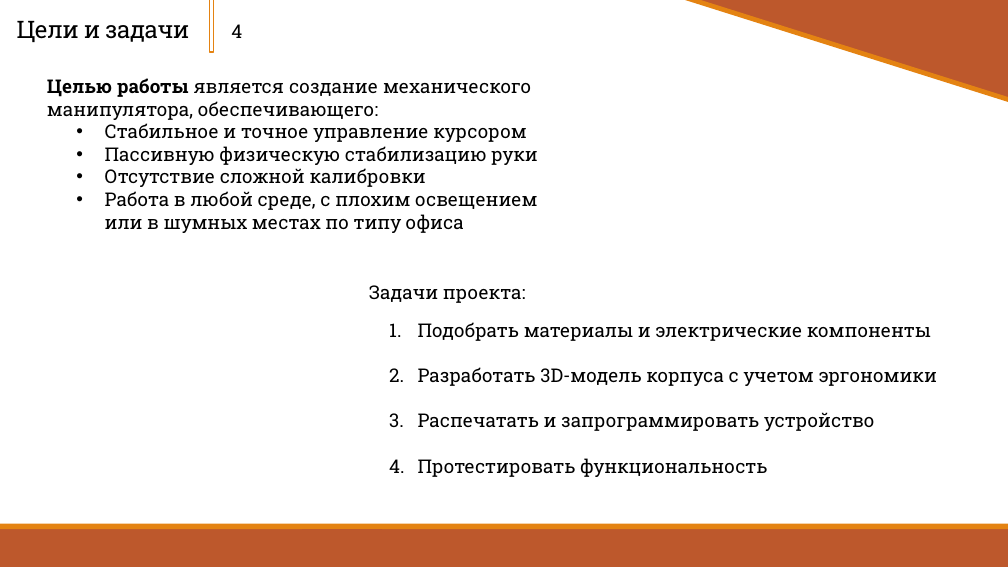
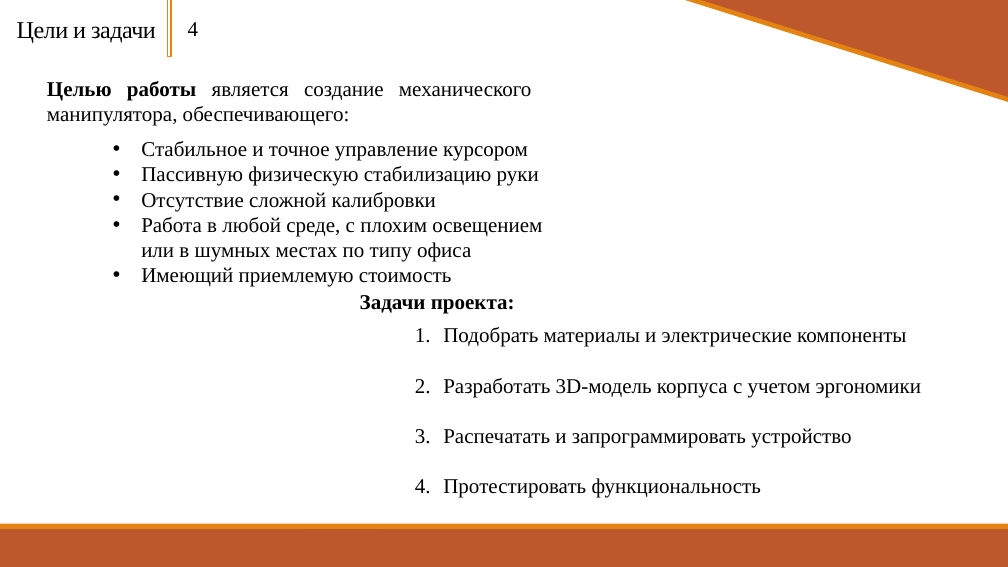
Before and after one commit to Zerocummer/Mmm-Yummers, a slide deck: slide 4 of Мышка для людей с ОВЗ/Документы/Презентация о манипуляторе.pptx. Drawn at 1008x567 pixels with LibreOffice and Linux fonts; fonts in the diff are those of the drawing. Boxes give left, top, right and bottom in pixels: in the first picture for what was removed or moved away, otherwise in the second. Text is boxed around its words. In the diff, an @@ line names an element or a change of style, - is before the commit and + after.

```diff
--- a/Мышка для людей с ОВЗ/Документы/Презентация о манипуляторе.pptx
+++ b/Мышка для людей с ОВЗ/Документы/Презентация о манипуляторе.pptx
@@ title "Цели и задачи" at box(17, 22, 156, 43): font Roboto Slab to Times New Roman @@
@@ rectangle: place and size @@
-rectangle at box(209, 0, 213, 52)
+rectangle at box(167, 0, 171, 57)
@@ size 18 to 20 pt, font Roboto Slab to Times New Roman in 3 elements at box(47, 81, 532, 126), box(443, 327, 922, 498), box(188, 22, 199, 36) @@
@@ text "4": place and size @@
-text "4" at box(231, 24, 242, 38)
+text "4" at box(188, 22, 199, 36)
@@ text "Стабильное и точное управление курсором": place and size @@
-text "Стабильное и точное управление курсором" at box(105, 123, 537, 233)
+text "Стабильное и точное управление курсором" at box(141, 141, 542, 287)
@@ text at box(141, 141, 542, 262): size 18 to 20 pt, font Roboto Slab to Times New Roman in "Стабильное и точное управление курсором", "Пассивную физическую стабилизацию руки", "Отсутствие сложной калибровки", "Работа в любой среде, с плохим освещением ..." @@
@@ text at box(141, 267, 451, 287): paragraph added @@
+• Имеющий приемлемую стоимость
@@ text "Задачи проекта:": place and size @@
-text "Задачи проекта:" at box(369, 285, 525, 303)
+text "Задачи проекта:" at box(360, 295, 515, 314)
@@ text "Задачи проекта:" at box(360, 295, 515, 314): size 18 to 20 pt, font Roboto Slab to Times New Roman, bold on @@
@@ text "Подобрать материалы и электрические компоненты": place and size @@
-text "Подобрать материалы и электрические компоненты" at box(418, 322, 937, 477)
+text "Подобрать материалы и электрические компоненты" at box(443, 327, 922, 498)
```
Also in this commit, not shown: 7 other slides changed, 1 slide added, 1 slide removed, 1 other file.
